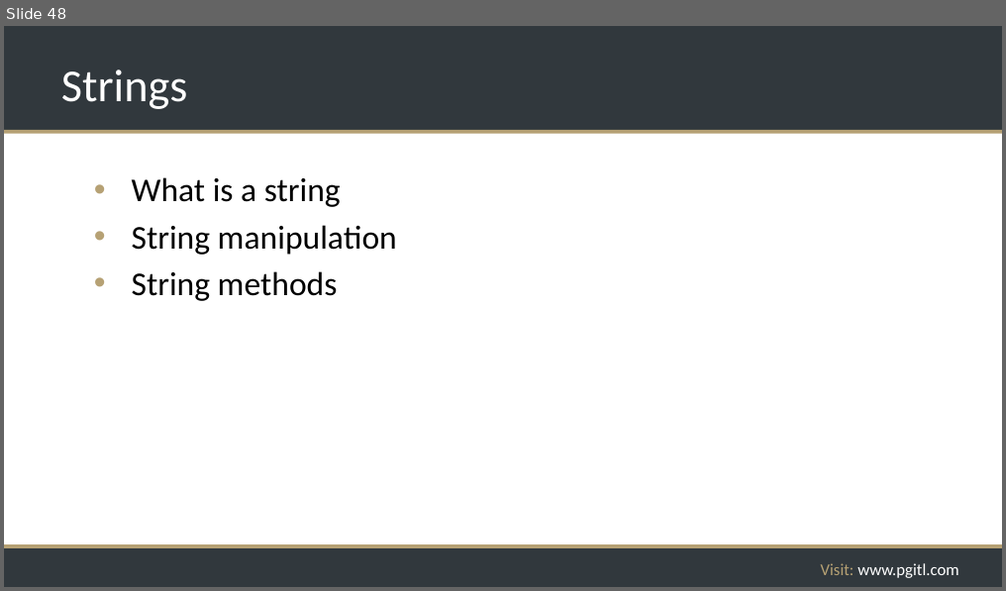
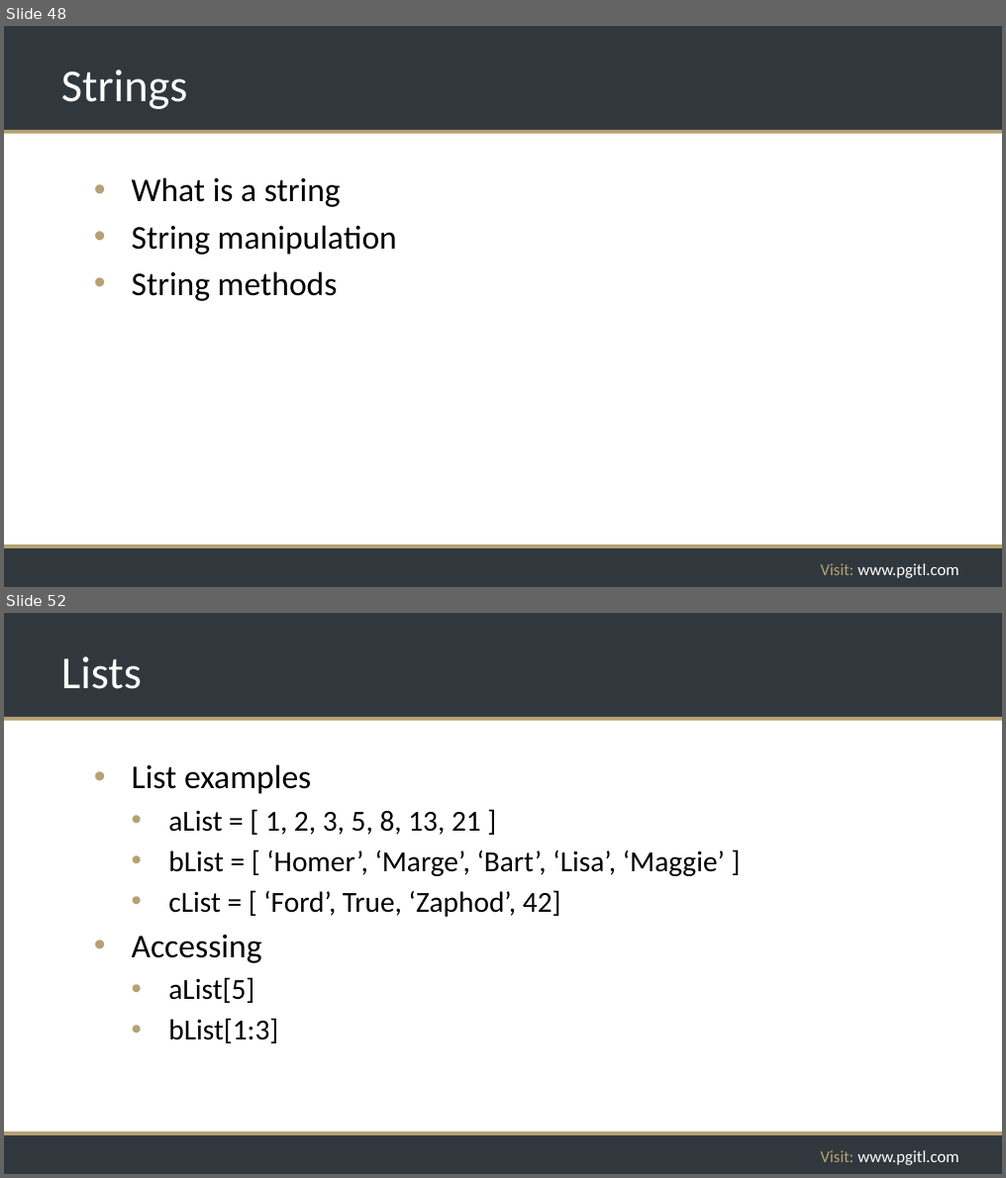
Before and after one commit to rikkouri/project-a, a slide deck: Programming Foundations.pptx. Shown one above the other, each under a label of ours: slide 48 before the commit, slides 48 and 52 after it; the slides between them are not shown. The pictures are 1006x591 and 1006x1178 pixels, drawn with LibreOffice and Linux fonts; fonts in the diff are those of the drawing; background and template pictures are left out. Boxes give left, top, right and bottom in pixels: in the first picture for what was removed or moved away, otherwise in the second. Text is boxed around its words. In the diff, an @@ line names an element or a change of style, - is before the commit and + after.

```diff
--- a/Programming Foundations.pptx
+++ b/Programming Foundations.pptx
@@ slide 52 added at (x1=4, y1=613, x2=1002, y2=1174), background #FFFFFF; not listed: 5 template elements that a slide beside it also shows @@
@@ title added at (x1=61, y1=657, x2=142, y2=689), 44 pt, text #FFFFFF @@
+Lists
@@ text added at (x1=132, y1=764, x2=725, y2=1044), 28 pt, text #000000 @@
+• List examples
+  • aList = [ 1, 2, 3, 5, 8, 13, 21 ]
+  • bList = [ ‘Homer’, ‘Marge’, ‘Bart’, ‘Lisa’, ‘Maggie’ ]
+  • cList = [ ‘Ford’, True, ‘Zaphod’, 42]
+• Accessing
+  • aList[5]
+  • bList[1:3]
```
Also in this commit, not shown: 1 slide changed, 6 other slides added.
